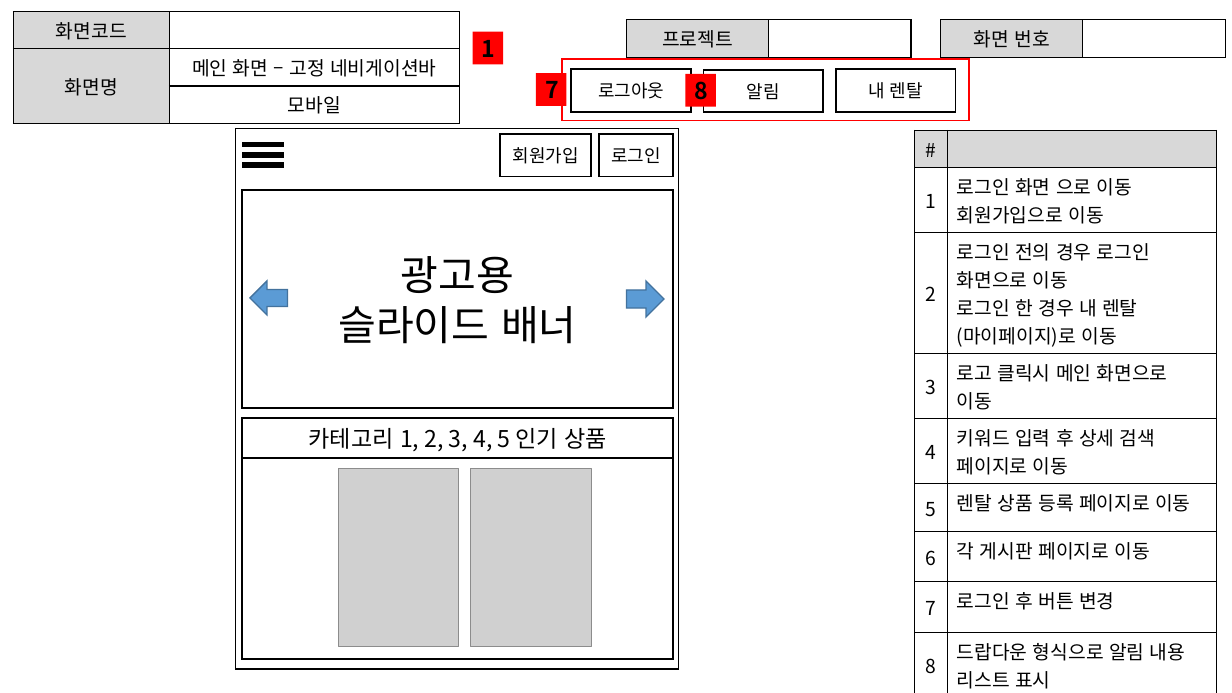
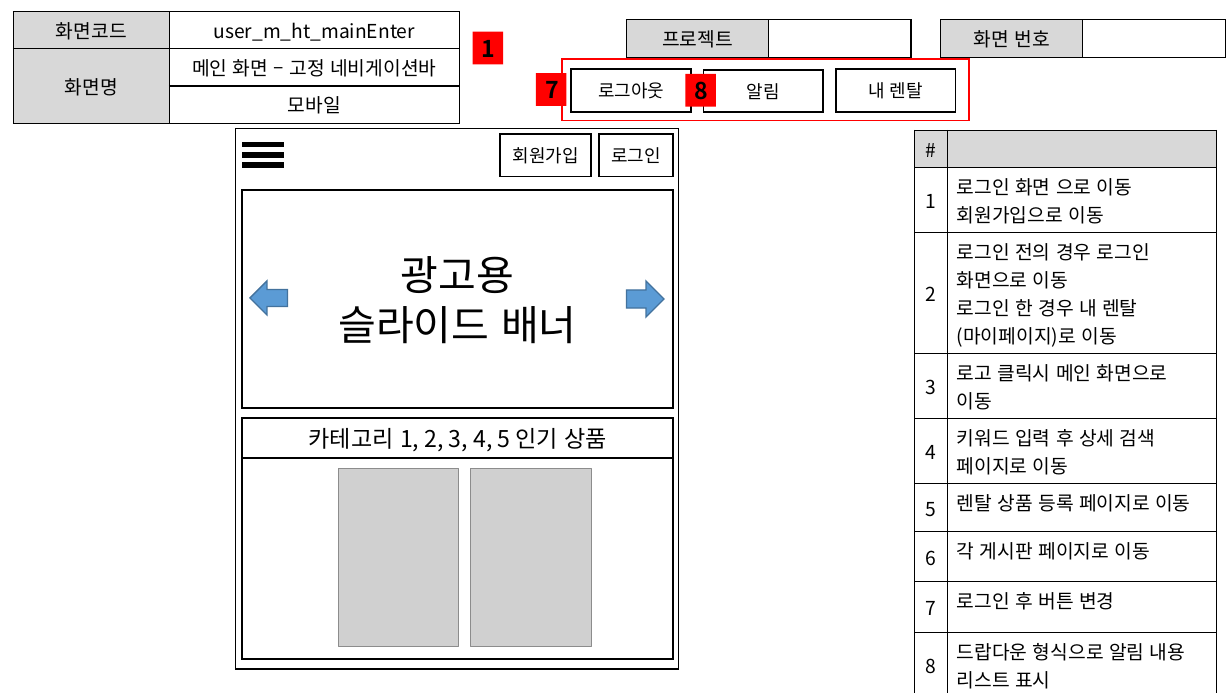
Before and after one commit to ezenteam2/RentalEquip, a slide deck: slide 6 of 0 발표용 파워포인트/project04 - 파워포인트 종합 - 현태.pptx. Drawn at 1232x693 pixels with LibreOffice and Linux fonts; fonts in the diff are those of the drawing; grey boxes stand for pictures. Boxes give left, top, right and bottom in pixels: in the first picture for what was removed or moved away, otherwise in the second. Text is boxed around its words. In the diff, an @@ line names an element or a change of style, - is before the commit and + after.

```diff
--- a/0 발표용 파워포인트/project04 - 파워포인트 종합 - 현태.pptx
+++ b/0 발표용 파워포인트/project04 - 파워포인트 종합 - 현태.pptx
@@ table at (13, 12, 459, 118) @@
-row 1, column 2: 
+row 1, column 2: user_m_ht_mainEnter
```
Also in this commit, not shown: 13 other slides changed, 1 other file.
